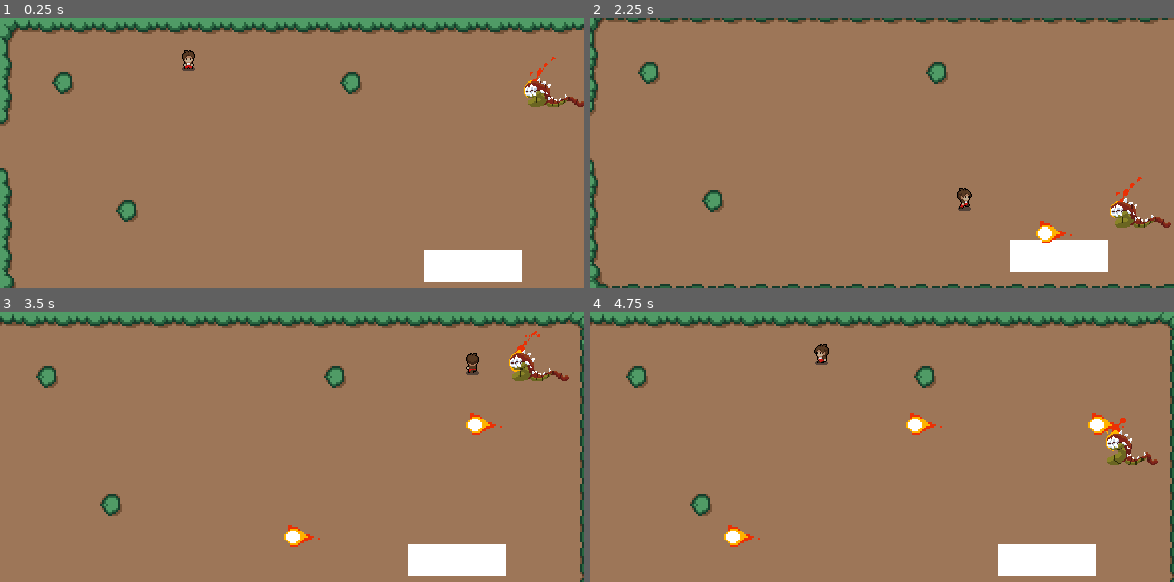
Above: before the commit, frames 1-4 (two rows, left to right).
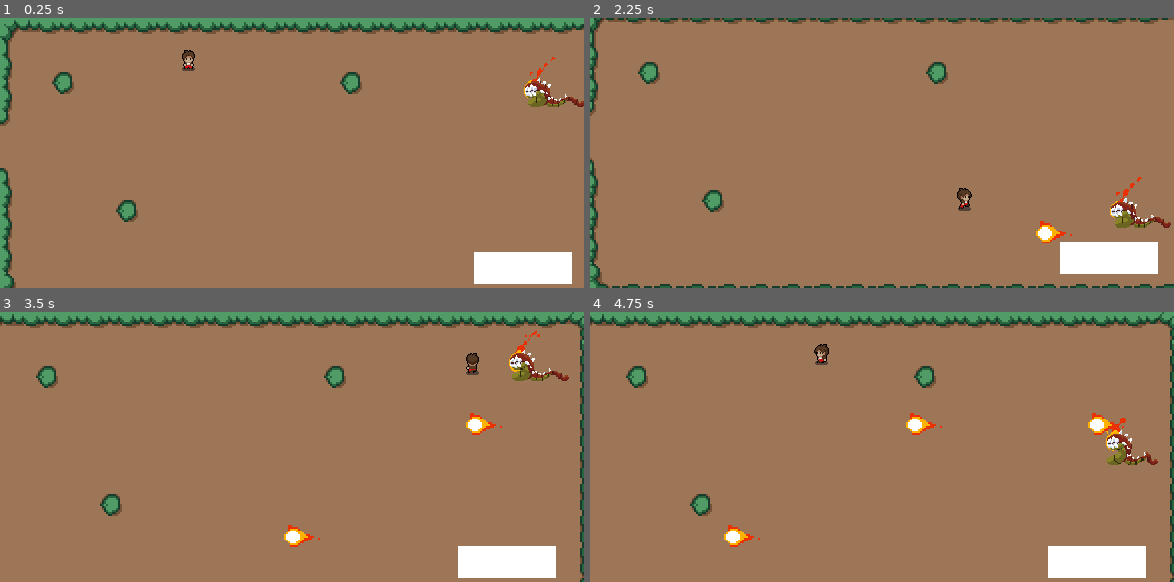
Above: after the commit, the same moments.

Repository: Maxsonin/Mobile-GameDev-Hackatho-IT-Revolution-24
Game: Godot game, scene res://scenes/bossfight/bossfight.tscn
Two runs of this game, one before a commit and one after it. Both use one fixed random seed, a clock stepped at 60 frames per second and the inputs below. This scene is started directly instead of the project's main scene.
Inputs:
- Up to frame 1 (0.25 s): no input
- Up to frame 2 (2.25 s): hold D (Right) 0.53-1.28 s; hold S (Down) 1.28-2.03 s; hold D (Right) from 2.03 s (still down)
- Up to frame 3 (3.5 s): release D (Right) at 2.78 s; hold W (Up) from 2.78 s (still down)
- Up to frame 4 (4.75 s): release W (Up) at 3.53 s; hold A (Left) from 3.53 s (still down)

The runs differ from the first frame. In frame 1, 2.2% of the frame differs, in the area x 72-98%, y 85-99%; in frame 2, 2.1%; in frame 3, 2.2%; in frame 4, 2.2%.

Commit message:
added death animations

Diff:
--- a/mainCharacter/main_character.gd
+++ b/mainCharacter/main_character.gd
@@ -41,19 +41,7 @@
 		move_and_slide()
 
 
-
-#func _on_area_2d_body_entered(body):
-	#if !dead:
-		#if (body.name=="MainCharacter"):
-			#dead = true
-			#gameover()
-			#print("rip")
-
-
-func gameover():
-	animated_sprite_2d.play("rip")
+func _on_generator_player_got_hit() -> void:
+	dead = true
+	animated_sprite_2d.play("death")
 	await get_tree().create_timer(1.0).timeout
-
-
-func _on_generator_player_got_hit() -> void:
-	print("ooou")
--- a/mainCharacter/main_character.tscn
+++ b/mainCharacter/main_character.tscn
@@ -126,6 +126,18 @@
 atlas = ExtResource("2_t6gcb")
 region = Rect2(240, 240, 48, 48)
 
+[sub_resource type="AtlasTexture" id="AtlasTexture_v4wl1"]
+atlas = ExtResource("2_t6gcb")
+region = Rect2(0, 432, 48, 48)
+
+[sub_resource type="AtlasTexture" id="AtlasTexture_2f05s"]
+atlas = ExtResource("2_t6gcb")
+region = Rect2(48, 432, 48, 48)
+
+[sub_resource type="AtlasTexture" id="AtlasTexture_enxro"]
+atlas = ExtResource("2_t6gcb")
+region = Rect2(96, 432, 48, 48)
+
 [sub_resource type="SpriteFrames" id="SpriteFrames_vthp0"]
 animations = [{
 "frames": [{
@@ -241,6 +253,20 @@
 }],
 "loop": true,
 "name": &"Up",
+"speed": 5.0
+}, {
+"frames": [{
+"duration": 1.0,
+"texture": SubResource("AtlasTexture_v4wl1")
+}, {
+"duration": 1.0,
+"texture": SubResource("AtlasTexture_2f05s")
+}, {
+"duration": 1.0,
+"texture": SubResource("AtlasTexture_enxro")
+}],
+"loop": false,
+"name": &"death",
 "speed": 5.0
 }]
 
@@ -257,9 +283,8 @@
 [node name="AnimatedSprite2D" type="AnimatedSprite2D" parent="."]
 scale = Vector2(0.5, 0.5)
 sprite_frames = SubResource("SpriteFrames_vthp0")
-animation = &"Right"
+animation = &"death"
 autoplay = "Idle"
-frame_progress = 0.884278
 
 [node name="Camera2D" type="Camera2D" parent="."]
 process_callback = 0
--- a/scenes/bossfight/bossfight.tscn
+++ b/scenes/bossfight/bossfight.tscn
@@ -60,13 +60,13 @@
 [node name="Control" type="Control" parent="."]
 layout_mode = 3
 anchors_preset = 0
-offset_left = 197.0
-offset_top = 113.0
-offset_right = 269.0
-offset_bottom = 130.0
+offset_left = 2.0
+offset_top = 2.0
+offset_right = 307.0
+offset_bottom = 146.0
 
 [node name="FightBulava" type="TouchScreenButton" parent="Control"]
-position = Vector2(15, 3)
+position = Vector2(235, 115)
 scale = Vector2(49, 16)
 texture_normal = SubResource("CanvasTexture_jd021")
 
--- a/scenes/bossfight/real_boss.gd
+++ b/scenes/bossfight/real_boss.gd
@@ -2,6 +2,7 @@
 
 var speed = 60
 var dead = false
+@onready var animated_sprite_2d: AnimatedSprite2D = $AnimatedSprite2D
 
 signal dragon_killed
 
@@ -24,5 +25,6 @@
 
 func _on_area_2d_body_entered(body: Node2D) -> void:
 	if (body.name == "Bulava"):
+		animated_sprite_2d.play("death")
 		dead = true
 		dragon_killed.emit()
--- a/scenes/bossfight/real_boss.tscn
+++ b/scenes/bossfight/real_boss.tscn
@@ -332,7 +332,7 @@
 position = Vector2(1, 0)
 scale = Vector2(0.588889, 0.588889)
 sprite_frames = SubResource("SpriteFrames_d6l7b")
-animation = &"walk"
+animation = &"death"
 autoplay = "walk"
 flip_h = true
 script = ExtResource("6_cxv0u")
--- a/scenes/weapon.gd
+++ b/scenes/weapon.gd
@@ -4,5 +4,5 @@
 	if position.x > 350:
 		queue_free()
 
-func _on_area_2d_body_entered(body: Node2D) -> void:
-	print("Weapon - " + body.name)
+#func _on_area_2d_body_entered(body: Node2D) -> void:
+	#print("Weapon - " + body.name)
Not shown: 1 places in mainCharacter/main_character.tscn that only renumber resources
